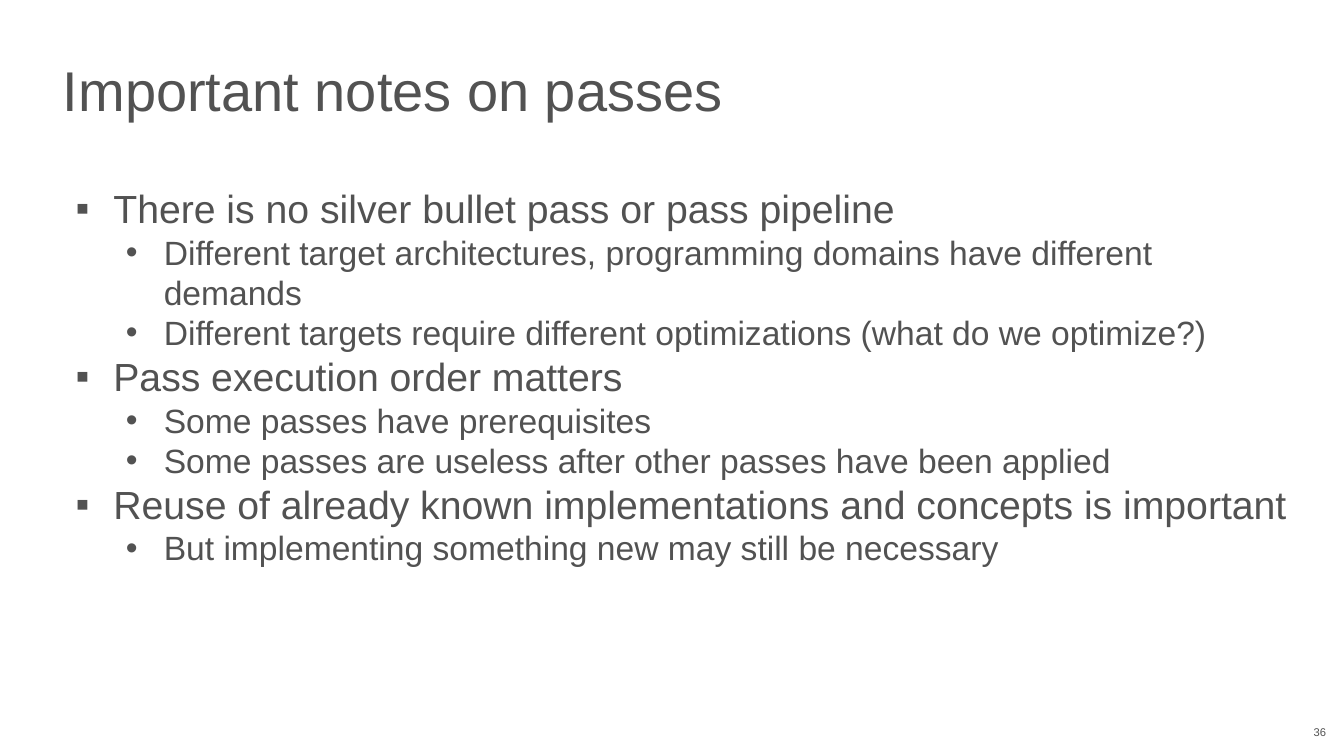
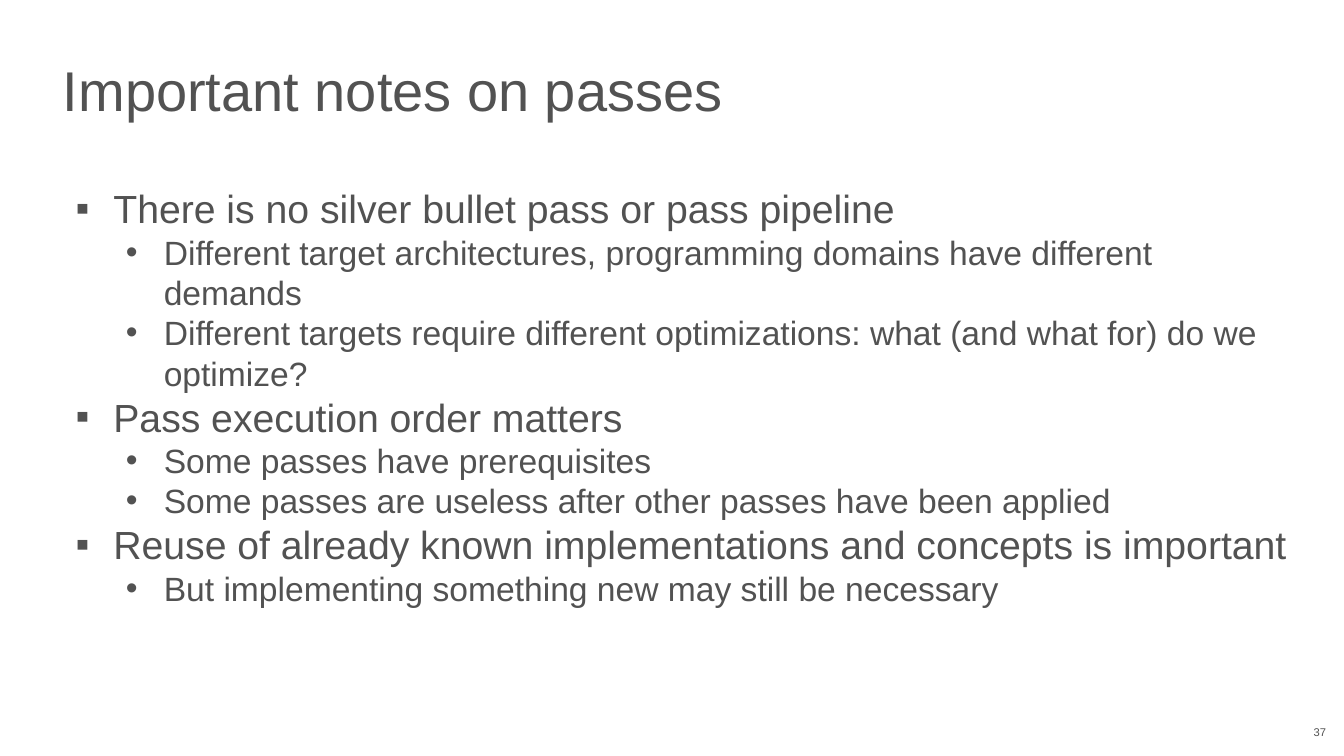
Before and after one commit to NN-complr-tech/Complr-course-lectures, a slide deck: slide 37 of 05-Optimizations-1.pptx (slide 36 before the commit). Drawn at 1344x756 pixels with LibreOffice and Linux fonts; fonts in the diff are those of the drawing. Boxes give left, top, right and bottom in pixels: in the first picture for what was removed or moved away, otherwise in the second. Text is boxed around its words. In the diff, an @@ line names an element or a change of style, - is before the commit and + after.

Commit message:
Add 05-Optimizations-1 slides (2026)

```diff
--- a/05-Optimizations-1.pptx
+++ b/05-Optimizations-1.pptx
@@ text at bbox=[164, 320, 1257, 393]: text changed @@
-  • Different targets require different optimizations (what do we optimize?)
+  • Different targets require different optimizations: what (and what for) do we optimize?
@@ page number at bbox=[1314, 728, 1326, 736]: text changed @@
-36
+37
```
Also in this commit, not shown: 22 other slides changed, 3 slides added, 1 slide removed.
